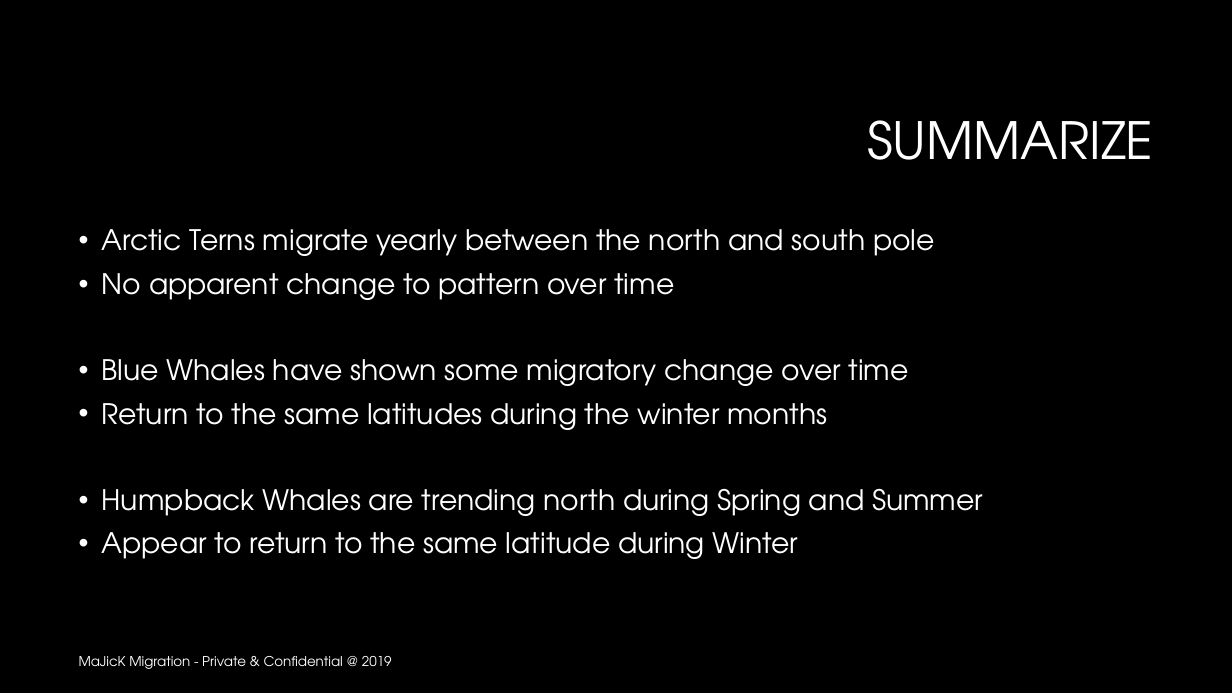
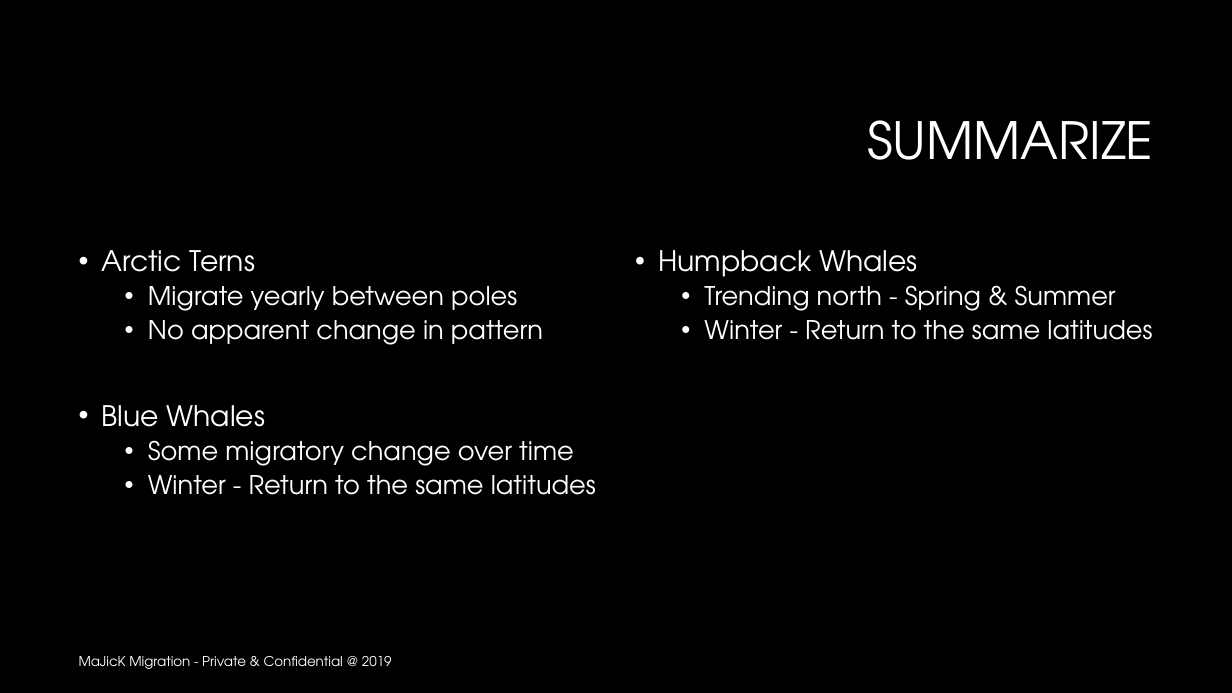
Before and after one commit to trivial-vector/Majick-Migration, a slide deck: slide 11 of Analysis/MaJicK Migration.pptx. Drawn at 1232x693 pixels with LibreOffice and Linux fonts; fonts in the diff are those of the drawing; background and template pictures are left out. Boxes give left, top, right and bottom in pixels: in the first picture for what was removed or moved away, otherwise in the second. Text is boxed around its words. In the diff, an @@ line names an element or a change of style, - is before the commit and + after.

```diff
--- a/Analysis/MaJicK Migration.pptx
+++ b/Analysis/MaJicK Migration.pptx
@@ text at bbox=[102, 250, 596, 495]: text changed; size 22 to 20 pt @@
-• Arctic Terns migrate yearly between the north and south pole
-• No apparent change to pattern over time
-• Blue Whales have shown some migratory change over time
-• Return to the same latitudes during the winter months
-• Humpback Whales are trending north during Spring and Summer
-• Appear to return to the same latitude during Winter
+• Arctic Terns
+  • Migrate yearly between poles
+  • No apparent change in pattern
+• Blue Whales
+  • Some migratory change over time
+  • Winter - Return to the same latitudes
@@ text added at bbox=[658, 250, 1152, 340], 20 pt, text #FFFFFF @@
+• Humpback Whales
+  • Trending north - Spring & Summer
+  • Winter - Return to the same latitudes
```
Also in this commit, not shown: 10 other slides changed, 1 other file.
